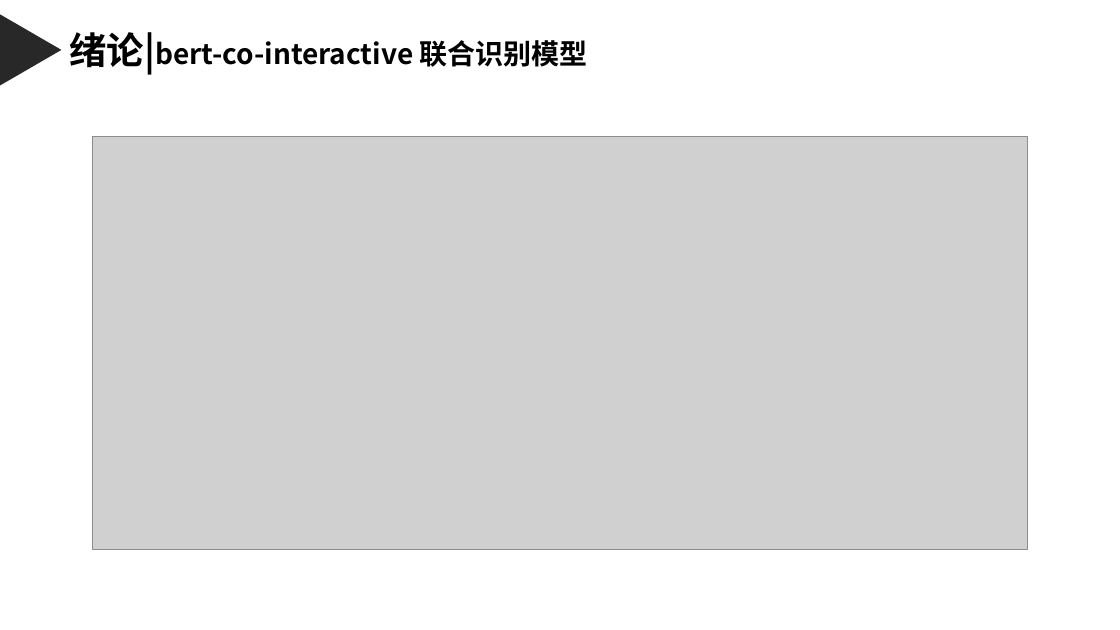
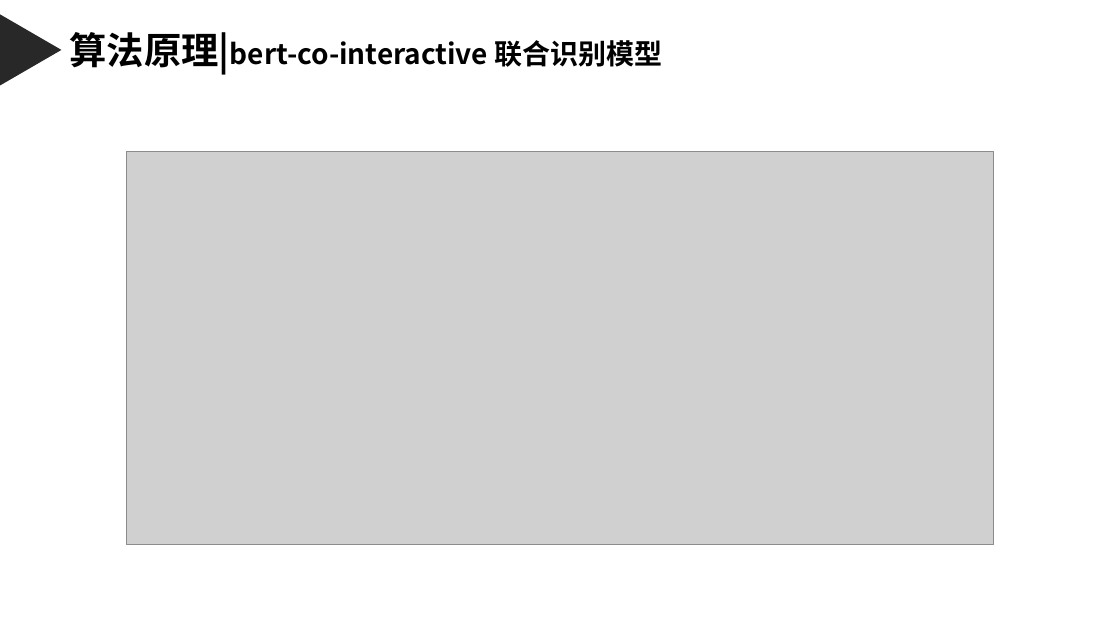
Before and after one commit to weixiao2333/zjuthesis-mphil, a slide deck: slide 18 of 硕士毕业论文答辩PPT.pptx (slide 21 before the commit). Drawn at 1120x630 pixels with LibreOffice and Linux fonts; fonts in the diff are those of the drawing; grey boxes stand for pictures. Boxes give left, top, right and bottom in pixels: in the first picture for what was removed or moved away, otherwise in the second. Text is boxed around its words. In the diff, an @@ line names an element or a change of style, - is before the commit and + after.

```diff
--- a/硕士毕业论文答辩PPT.pptx
+++ b/硕士毕业论文答辩PPT.pptx
@@ text at box(70, 32, 663, 74): text changed @@
-绪论|bert-co-interactive 联合识别模型
+算法原理|bert-co-interactive 联合识别模型
@@ picture: place and size @@
-picture at box(92, 137, 1027, 549)
+picture at box(127, 151, 993, 544)
```
Also in this commit, not shown: 28 other slides changed, 3 slides added, 13 slides removed.
